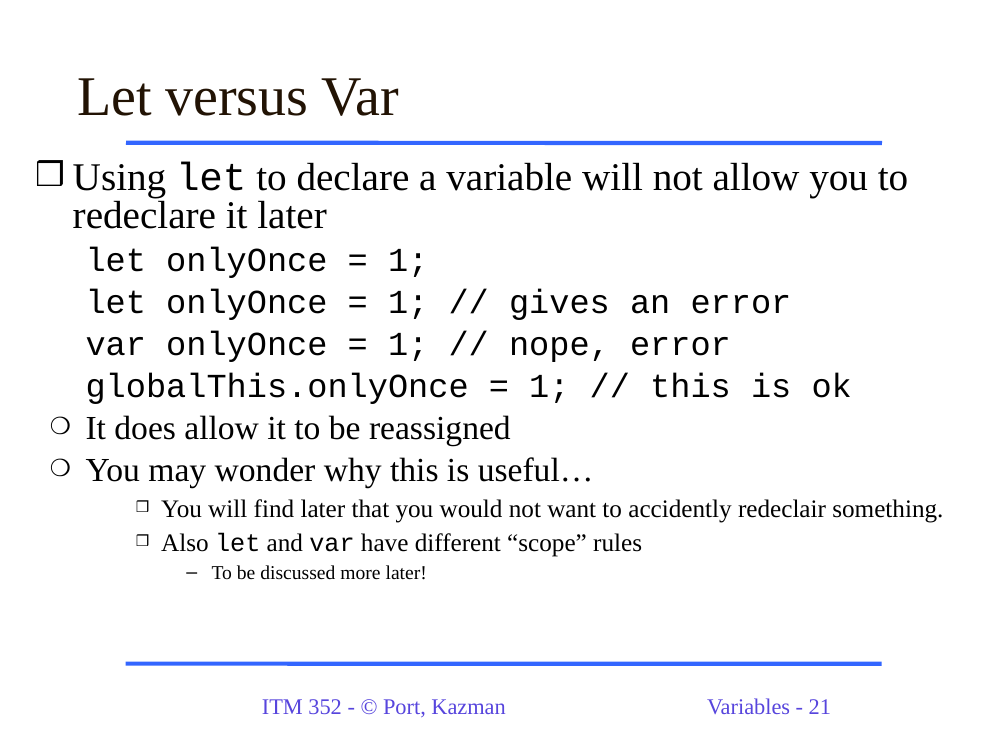
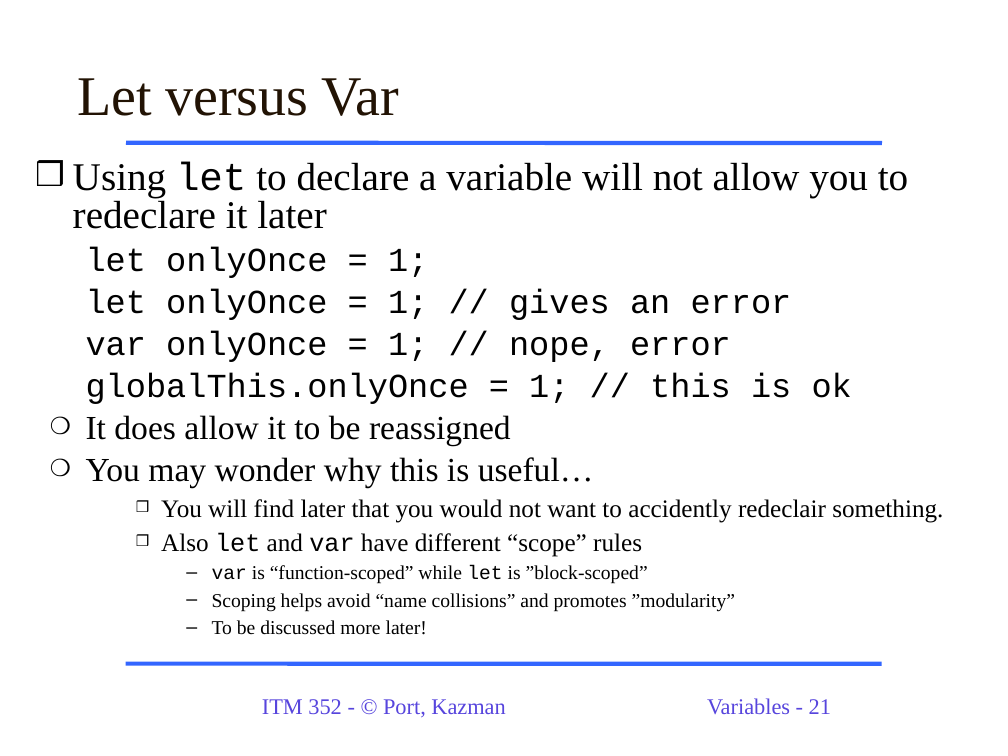
Before and after one commit to dport96/ITM352, a slide deck: slide 21 of morea/050.variables_data_types/ITM352_data_types_variables.ppt. Drawn at 1008x756 pixels with LibreOffice and Linux fonts; fonts in the diff are those of the drawing. Boxes give left, top, right and bottom in pixels: in the first picture for what was removed or moved away, otherwise in the second. Text is boxed around its words. In the diff, an @@ line names an element or a change of style, - is before the commit and + after.

```diff
--- a/morea/050.variables_data_types/ITM352_data_types_variables.ppt
+++ b/morea/050.variables_data_types/ITM352_data_types_variables.ppt
@@ text at (x1=212, y1=565, x2=735, y2=612): paragraphs added @@
+      – var is “function-scoped” while let is ”block-scoped”
+      – Scoping helps avoid “name collisions” and promotes ”modularity”
```
Also in this commit, not shown: 3 other slides changed.
